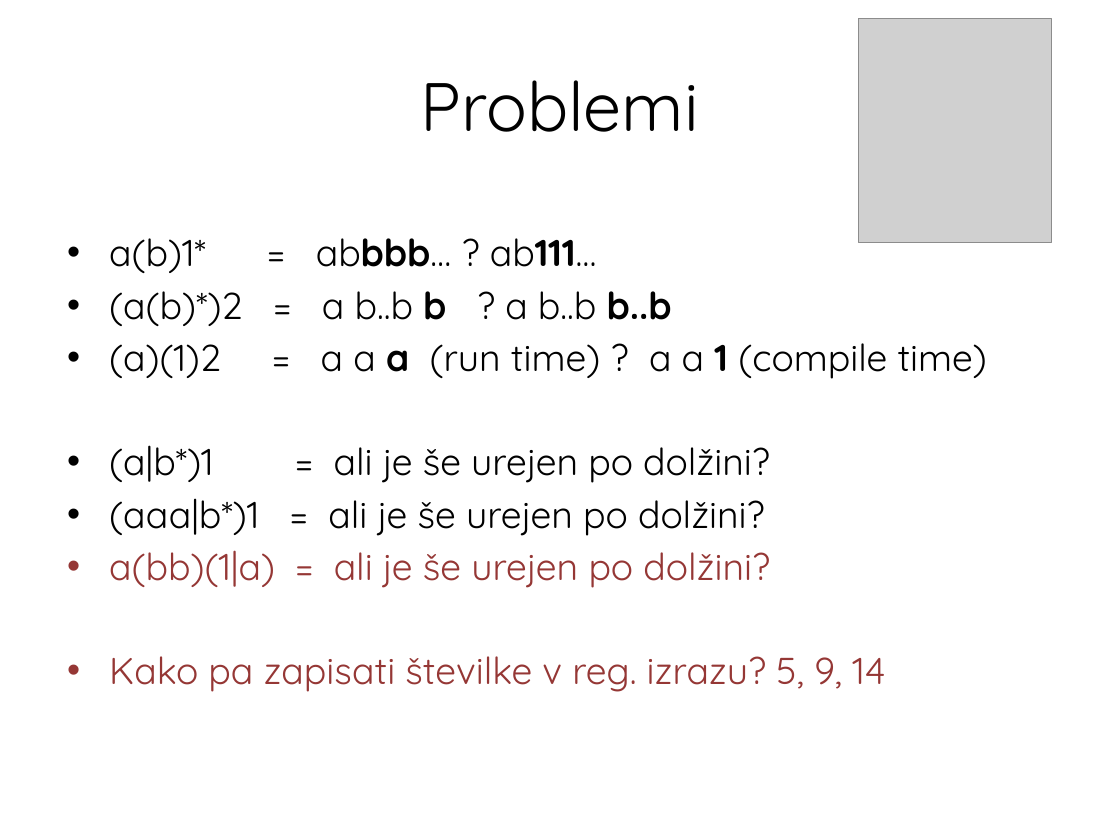
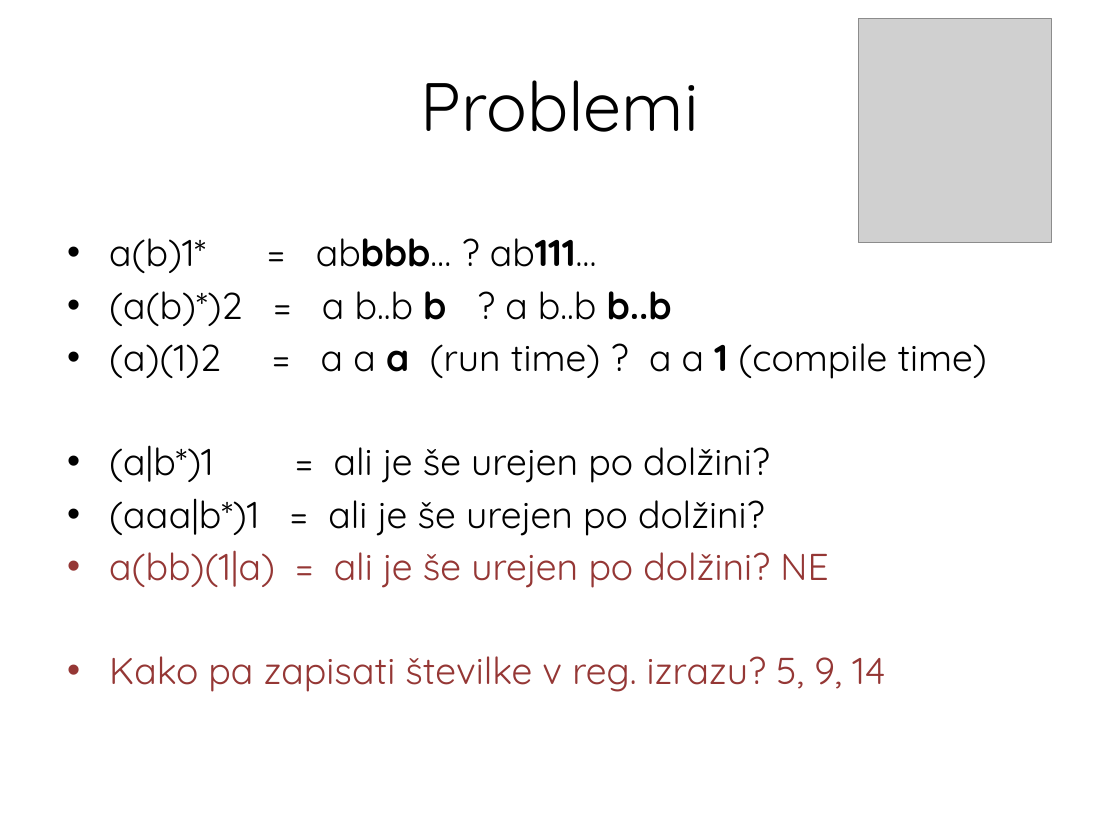
Before and after one commit to tadeboro/reglang, a slide deck: slide 24 of presentation/RegexRangers.pptx. Drawn at 1120x840 pixels with LibreOffice and Linux fonts; fonts in the diff are those of the drawing; grey boxes stand for pictures. Boxes give left, top, right and bottom in pixels: in the first picture for what was removed or moved away, otherwise in the second. Text is boxed around its words. In the diff, an @@ line names an element or a change of style, - is before the commit and + after.

```diff
--- a/presentation/RegexRangers.pptx
+++ b/presentation/RegexRangers.pptx
@@ text at <box>109,550,828,588</box>: text changed @@
-• a(bb)(1|a) = ali je še urejen po dolžini?
+• a(bb)(1|a) = ali je še urejen po dolžini? NE
```
Also in this commit, not shown: 3 other slides changed, 2 other files.
